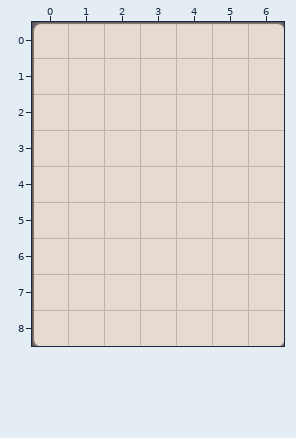
Two states of a Tiled map, HungryGame/proj.win32/map/48.tmx. Above, as it was before the edit.
Cells are 60x60 px. Shown: x 0..6, y 0..8.
Now the later version:
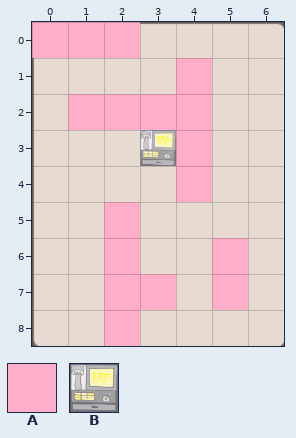
Key: from "metaset1": A 0; from "wall": B 0.
_ is an empty cell.
Difference:
Layer "wall":
There is now tile B in row 3 at x 3.
Layer "Items":
There is now tile A in row 0 at x 0 to 2; in row 1 at x 4; in row 2 at x 1 to 4; in rows 3 to 4 at x 4; in row 5 at x 2; in row 6 at x 2 and 5.
There is now tile A in row 7 at x 2 to 3 and 5; in row 8 at x 2.
Boxes around the changes in both pictures, in picture pixels (x1, y1, x2, y2):
added: (32, 22, 140, 58)
added: (68, 58, 212, 202)
added: (104, 202, 176, 346)
added: (212, 238, 248, 310)
